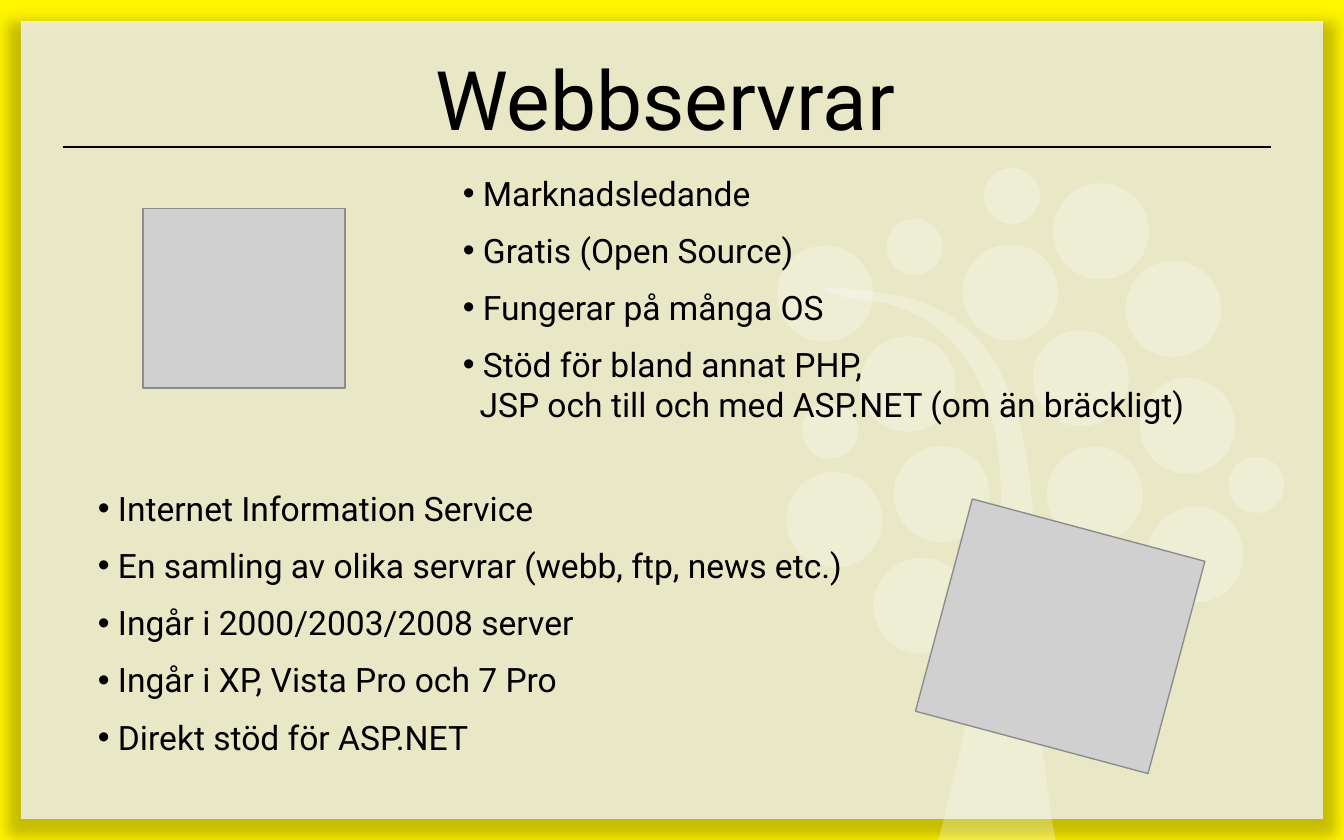
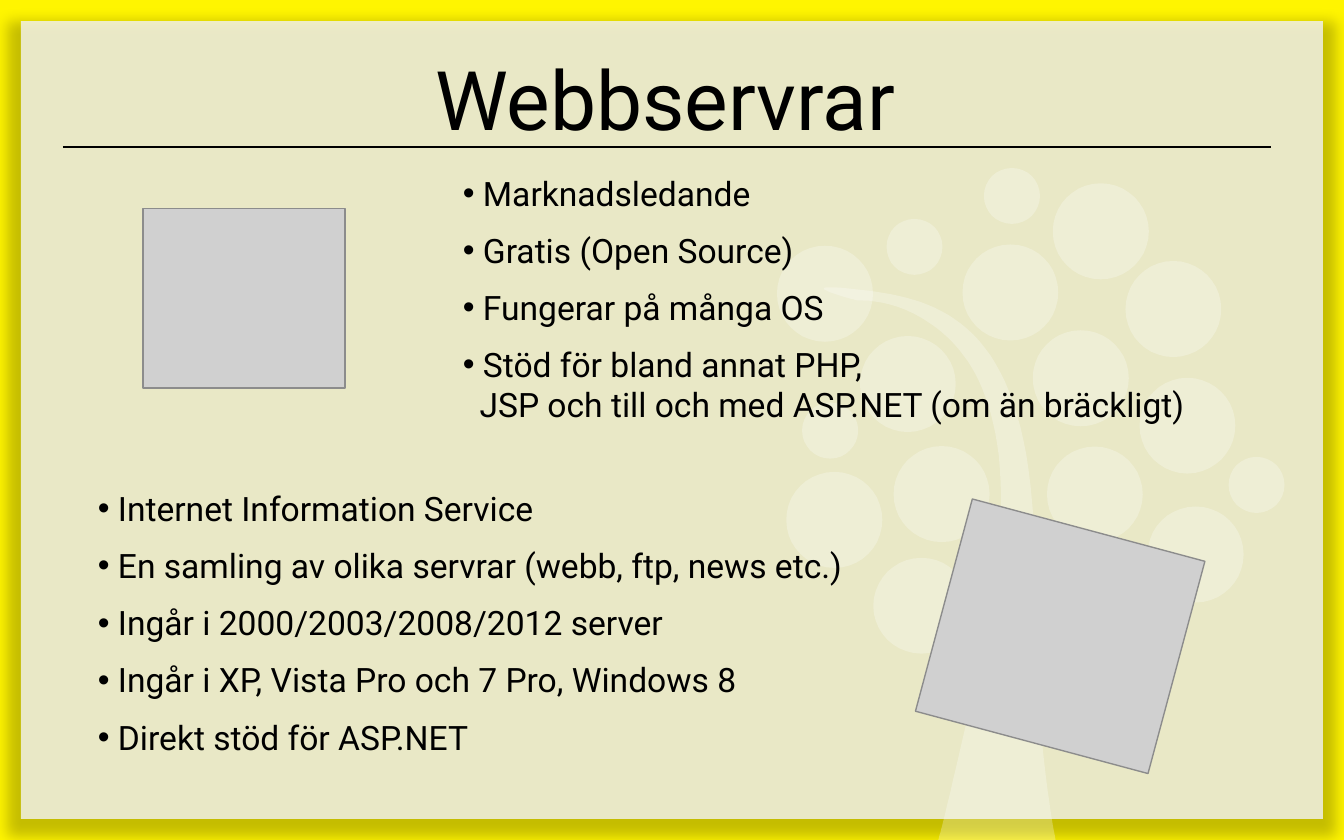
Before and after one commit to 1ik415/Kursmaterial, a slide deck: slide 6 of Föreläsningar/F04 - Webbteknik.pptx. Drawn at 1344x840 pixels with LibreOffice and Linux fonts; fonts in the diff are those of the drawing; grey boxes stand for pictures. Boxes give left, top, right and bottom in pixels: in the first picture for what was removed or moved away, otherwise in the second. Text is boxed around its words. In the diff, an @@ line names an element or a change of style, - is before the commit and + after.

```diff
--- a/Föreläsningar/F04 - Webbteknik.pptx
+++ b/Föreläsningar/F04 - Webbteknik.pptx
@@ text at bbox=[118, 608, 736, 699]: text changed @@
-• Ingår i 2000/2003/2008 server
-• Ingår i XP, Vista Pro och 7 Pro
+• Ingår i 2000/2003/2008/2012 server
+• Ingår i XP, Vista Pro och 7 Pro, Windows 8
```
Also in this commit, not shown: 8 other slides changed, 2 slides added, 4 slides removed.
